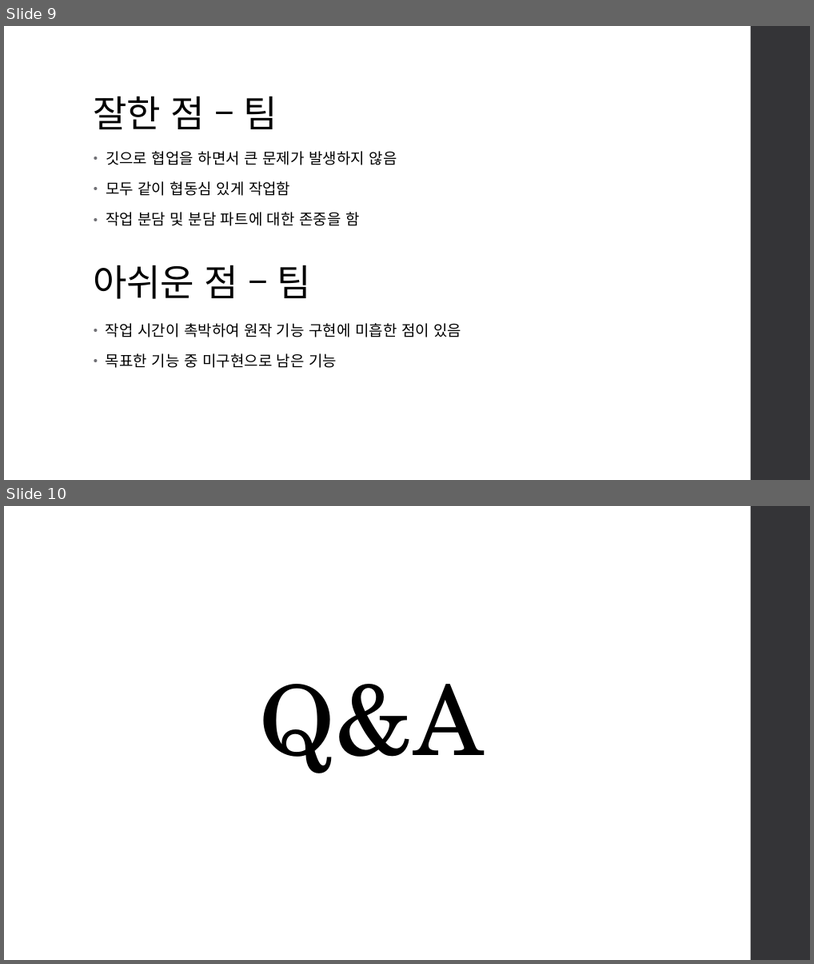
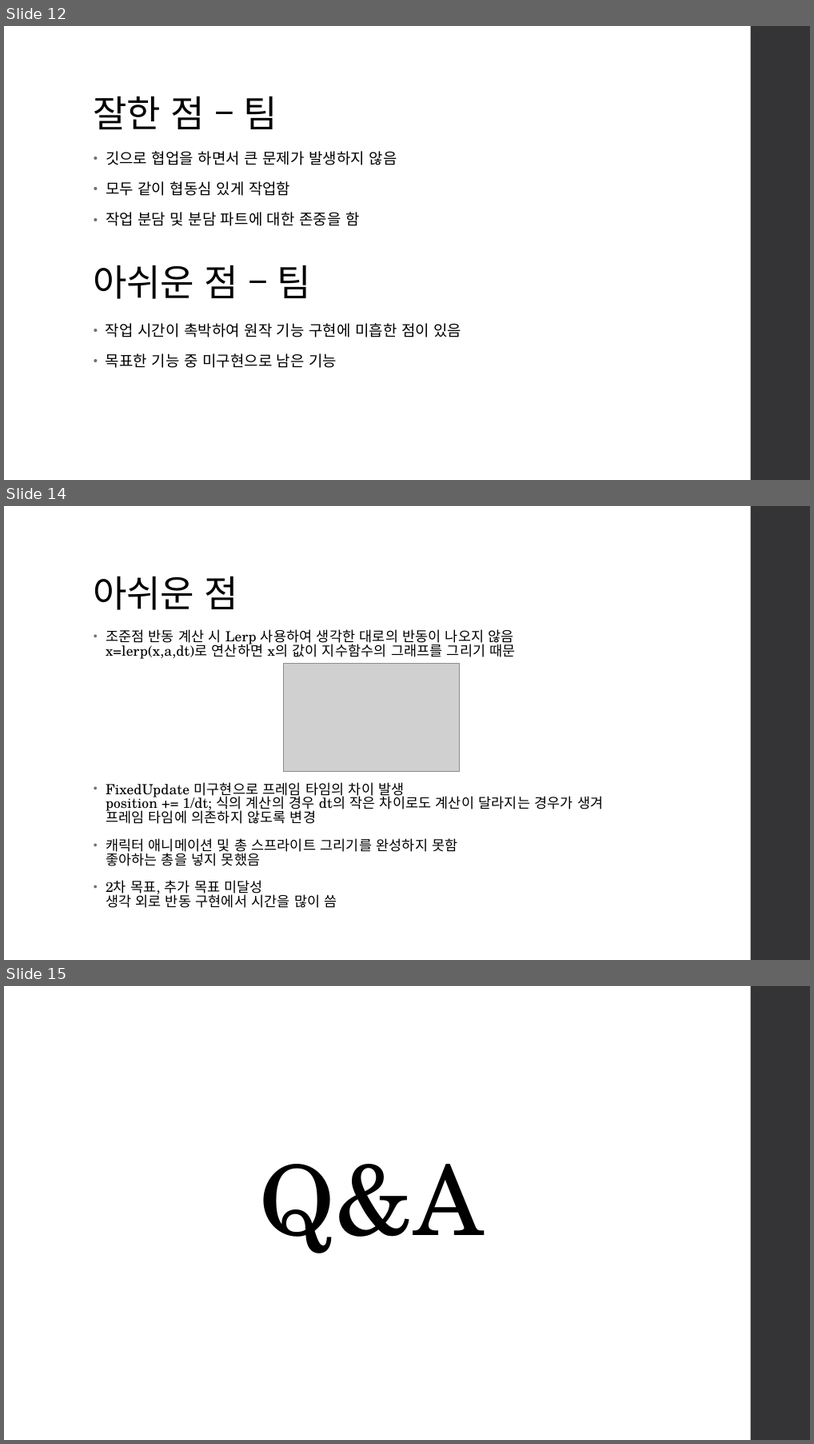
Before and after one commit to jigyu12/SFML_Team_Mockup_Project-Dungreed, a slide deck: SFML 던그리드 모작 팀 프로젝트(민지규, 박지광, 황규영) 발표 자료 - 황규영.pptx. Shown one above the other, each under a label of ours: slides 9 and 10 before the commit, slides 12, 14 and 15 after it; the slides between them are not shown. The pictures are 814x964 and 814x1444 pixels, drawn with LibreOffice and Linux fonts; fonts in the diff are those of the drawing; grey boxes stand for pictures. Boxes give left, top, right and bottom in pixels: in the first picture for what was removed or moved away, otherwise in the second. Text is boxed around its words. In the diff, an @@ line names an element or a change of style, - is before the commit and + after.

```diff
--- a/SFML 던그리드 모작 팀 프로젝트(민지규, 박지광, 황규영) 발표 자료 - 황규영.pptx
+++ b/SFML 던그리드 모작 팀 프로젝트(민지규, 박지광, 황규영) 발표 자료 - 황규영.pptx
@@ slide 14 added at [4, 506, 810, 960], background #FFFFFF; not listed: 1 template element that a slide beside it also shows @@
@@ title added at [94, 576, 238, 610], 44 pt, text #000000 @@
+아쉬운 점
@@ text added at [106, 629, 603, 908], 16.6 pt, text #000000 @@
+• 조준점 반동 계산 시 Lerp 사용하여 생각한 대로의 반동이 나오지 않음
+  x=lerp(x,a,dt)로 연산하면 x의 값이 지수함수의 그래프를 그리기 때문
+• FixedUpdate 미구현으로 프레임 타임의 차이 발생
+  position += 1/dt; 식의 계산의 경우 dt의 작은 차이로도 계산이 달라지는 경우가 생겨
+  프레임 타임에 의존하지 않도록 변경
+• 캐릭터 애니메이션 및 총 스프라이트 그리기를 완성하지 못함
+  좋아하는 총을 넣지 못했음
+• 2차 목표, 추가 목표 미달성
+  생각 외로 반동 구현에서 시간을 많이 씀
@@ picture added at [284, 664, 460, 772] @@
@@ what was slide 9 is now slide 12 @@
@@ what was slide 10 is now slide 15 @@
```
Also in this commit, not shown: 5 other slides added, 1 slide removed.
